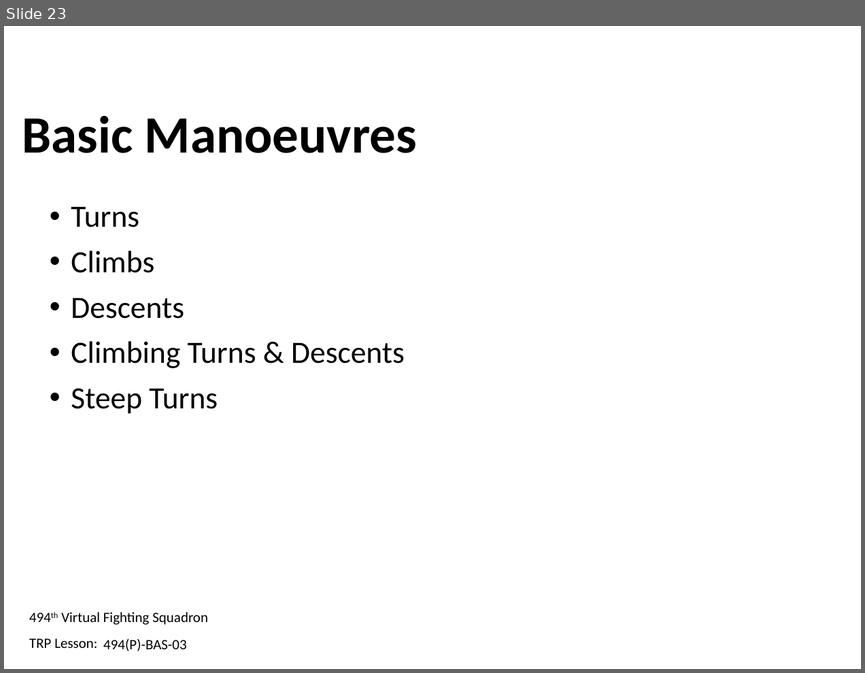
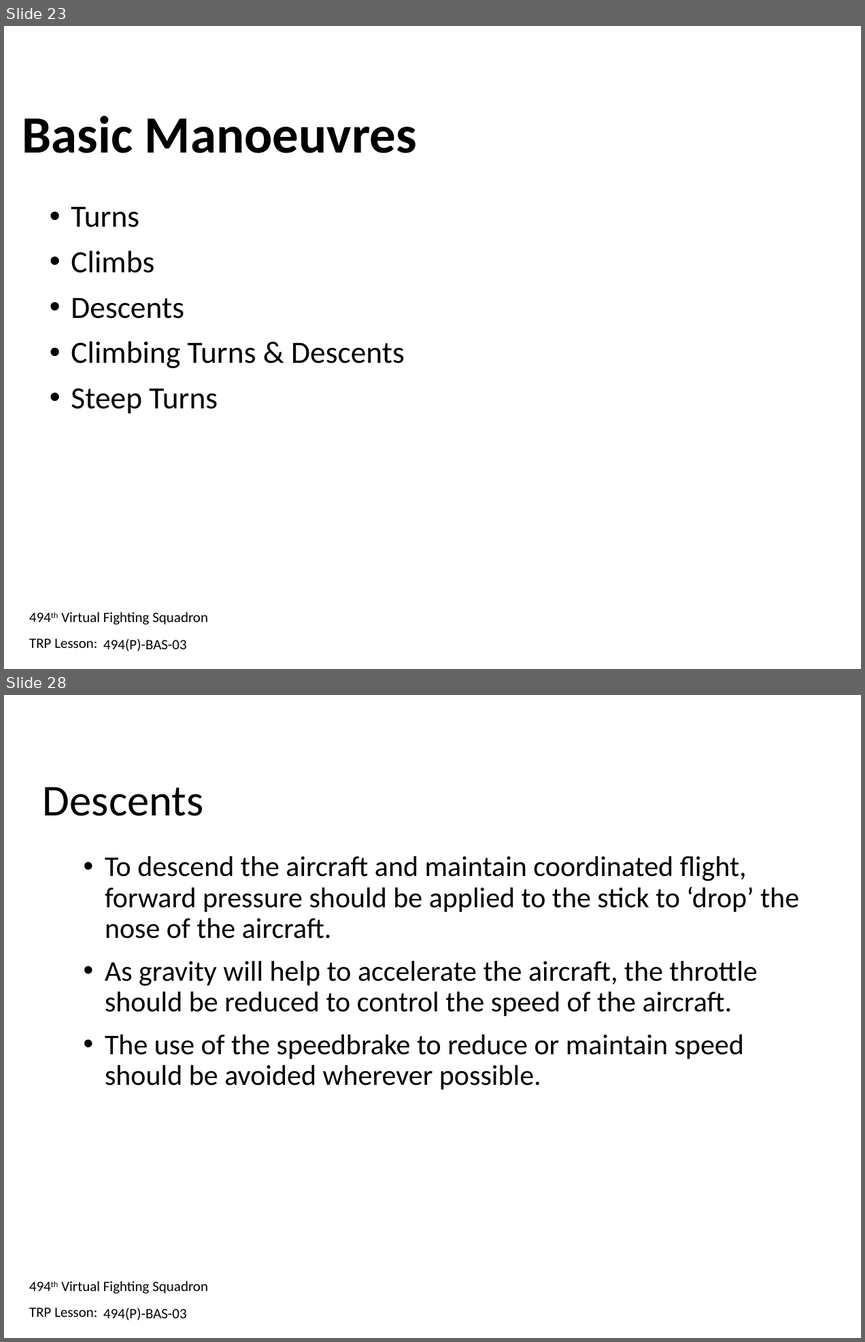
Before and after one commit to 132nd-vWing/132-TRP-494, a slide deck: TRP/BAS/BAS-03/494-BAS-03 - Trainee Presentation.pptx. Shown one above the other, each under a label of ours: slide 23 before the commit, slides 23 and 28 after it; the slides between them are not shown. The pictures are 865x673 and 865x1342 pixels, drawn with LibreOffice and Linux fonts; fonts in the diff are those of the drawing; background and template pictures are left out. Boxes give left, top, right and bottom in pixels: in the first picture for what was removed or moved away, otherwise in the second. Text is boxed around its words. In the diff, an @@ line names an element or a change of style, - is before the commit and + after.

```diff
--- a/TRP/BAS/BAS-03/494-BAS-03 - Trainee Presentation.pptx
+++ b/TRP/BAS/BAS-03/494-BAS-03 - Trainee Presentation.pptx
@@ slide 28 added at (x1=4, y1=695, x2=861, y2=1338), background #FFFFFF; not listed: 2 template elements that a slide beside it also shows @@
@@ title added at (x1=43, y1=787, x2=204, y2=816), 37 pt, text #000000 @@
+Descents
@@ text added at (x1=105, y1=855, x2=799, y2=1089), 24 pt, text #000000 @@
+• To descend the aircraft and maintain coordinated flight, forward pressure should be applied to the stick to ‘drop’ the nose of the aircraft.
+• As gravity will help to accelerate the aircraft, the throttle should be reduced to control the speed of the aircraft.
+• The use of the speedbrake to reduce or maintain speed should be avoided wherever possible.
@@ text added at (x1=103, y1=1308, x2=186, y2=1320), 12 pt, text #000000 @@
+494(P)-BAS-03
```
Also in this commit, not shown: 3 slides changed, 14 other slides added.
